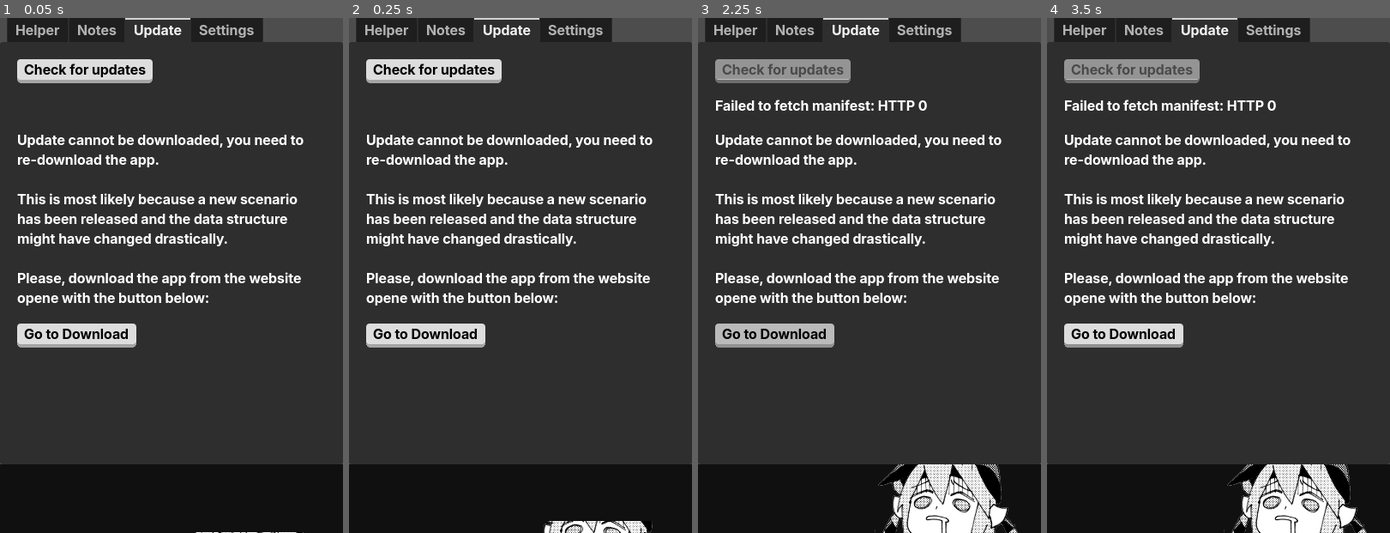
Above: before the commit, frames 1-4 (left to right).
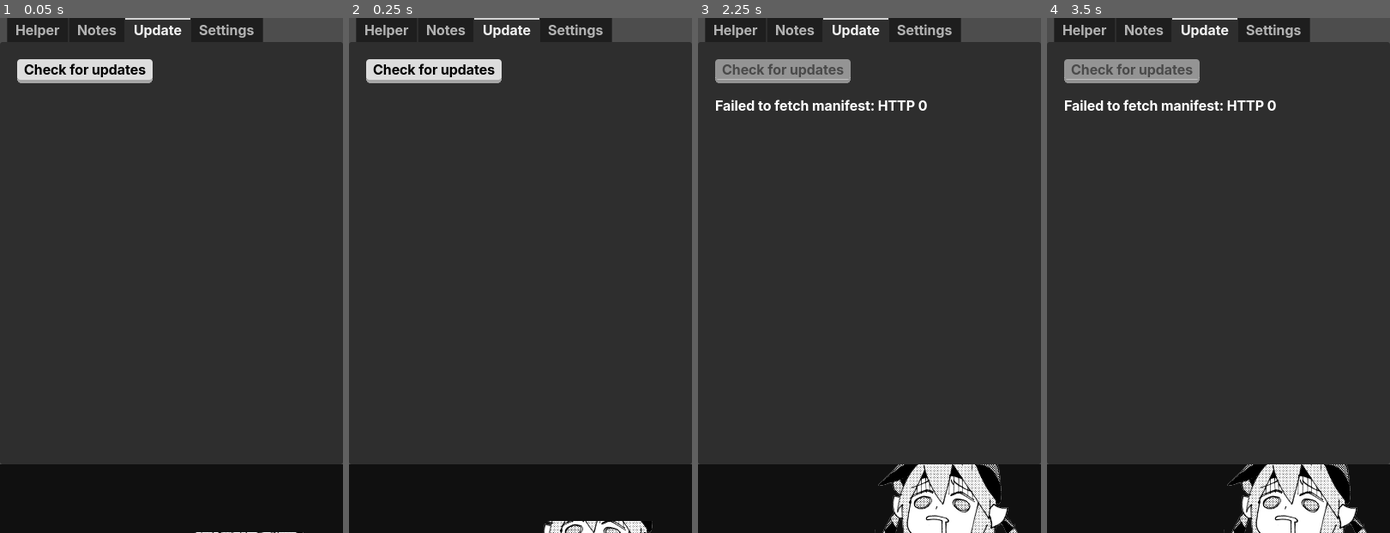
Above: after the commit, the same moments.

Repository: Wartificer/TamaHelper
Game: Godot game, scene res://Main.tscn
Two runs of this game, one before a commit and one after it. Both use one fixed random seed, a clock stepped at 60 frames per second and the inputs below.
Inputs (mouse positions are in pixels of both pictures, inside the frame that each line leads up to):
- Up to frame 1 (0.05 s): no input
- Up to frame 2 (0.25 s): no input
- Up to frame 3 (2.25 s): click "Check for updates" at 0.5 s; tap Enter at 1.25 s; move the mouse to (944, 249) at 1.27 s; tap V at 1.35 s; click (944, 249) at 1.42 s; click (773, 332) at 2 s, where only the run before the commit has a clickable "Go to Download"
- Up to frame 4 (3.5 s): drag from (1149, 301) to (1201, 378) at 2.77 s

The runs differ from the first frame. In frame 1, 6.6% of the frame differs, in the area x 5-89%, y 22-64%; in frame 2, 6.6%; in frame 3, 6.8%; in frame 4, 6.8%, in the area x 5-89%, y 11-64%.

Commit message:
Finishing touches on updater

Diff:
--- a/Core/AutoUpdater.gd
+++ b/Core/AutoUpdater.gd
@@ -5,6 +5,7 @@
 
 signal update_progress(progress: float, message: String)
 signal update_complete()
+signal update_impossible()
 signal update_failed(error: String)
 
 const GITHUB_REPO = "Wartificer/TamaHelper"
@@ -61,6 +62,9 @@
 		update_complete.emit()
 		return
 	else:
+		if !VersionComparator.is_version_greater(remote_manifest.min_app_version, ProjectSettings.get_setting("application/config/version", "1.0.0")):
+			update_impossible.emit()
+			return
 		_files_to_update = files_to_update
 		_remote_manifest = remote_manifest
 		update_available.emit()
--- /dev/null
+++ b/Core/VersionComparator.gd
@@ -0,0 +1,121 @@
+extends RefCounted
+class_name VersionComparator
+
+# Returns true if version2 is greater than version1
+static func is_version_greater(version1: String, version2: String) -> bool:
+	var parsed_v1 = parse_version(version1)
+	var parsed_v2 = parse_version(version2)
+
+	# Compare major version
+	if parsed_v2.major > parsed_v1.major:
+		return true
+	elif parsed_v2.major < parsed_v1.major:
+		return false
+
+	# Compare minor version
+	if parsed_v2.minor > parsed_v1.minor:
+		return true
+	elif parsed_v2.minor < parsed_v1.minor:
+		return false
+
+	# Compare patch version
+	if parsed_v2.patch > parsed_v1.patch:
+		return true
+	elif parsed_v2.patch < parsed_v1.patch:
+		return false
+
+	# Compare suffix (alpha < beta < rc < stable)
+	return compare_suffix(parsed_v1.suffix, parsed_v2.suffix) < 0
+
+# Parse version string into components
+static func parse_version(version: String) -> Dictionary:
+	var result = {
+		"major": 0,
+		"minor": 0,
+		"patch": 0,
+		"suffix": ""
+	}
+
+	# Clean the version string
+	version = version.strip_edges()
+
+	# Extract suffix (letters at the end)
+	var suffix_match = RegEx.new()
+	suffix_match.compile(r"([a-zA-Z]+)$")
+	var suffix_result = suffix_match.search(version)
+	if suffix_result:
+		result.suffix = suffix_result.get_string(1).to_lower()
+		version = version.substr(0, version.length() - result.suffix.length())
+
+	# Split version by dots
+	var parts = version.split(".")
+
+	# Parse major, minor, patch
+	if parts.size() >= 1:
+		result.major = parts[0].to_int()
+	if parts.size() >= 2:
+		result.minor = parts[1].to_int()
+	if parts.size() >= 3:
+		result.patch = parts[2].to_int()
+
+	return result
+
+# Compare suffixes: alpha < beta < rc < stable (empty)
+# Returns: -1 if suffix1 < suffix2, 0 if equal, 1 if suffix1 > suffix2
+static func compare_suffix(suffix1: String, suffix2: String) -> int:
+	var suffix_order = {
+		"a": 0, "alpha": 0,
+		"b": 1, "beta": 1,
+		"rc": 2,
+		"": 3  # Stable version (no suffix)
+	}
+
+	var order1 = suffix_order.get(suffix1, -1)
+	var order2 = suffix_order.get(suffix2, -1)
+
+	# Handle unknown suffixes
+	if order1 == -1:
+		order1 = 2  # Treat unknown as RC level
+	if order2 == -1:
+		order2 = 2
+
+	if order1 < order2:
+		return -1
+	elif order1 > order2:
+		return 1
+	else:
+		return 0
+
+# Convenience method for checking minimum version requirement
+static func meets_minimum_version(current_version: String, minimum_version: String) -> bool:
+	return is_version_greater(minimum_version, current_version) or current_version == minimum_version
+
+# Example usage and test function
+static func run_tests():
+	print("=== Version Comparison Tests ===")
+
+	var test_cases = [
+		["2.4", "2.5.1", true],      # 2.5.1 > 2.4
+		["2.5.1", "2.4", false],    # 2.4 < 2.5.1
+		["2.5.1", "2.5.1b", false], # 2.5.1b < 2.5.1 (beta < stable)
+		["2.5.1b", "2.5.1", true],  # 2.5.1 > 2.5.1b
+		["2.5.0", "2.5.1", true],   # 2.5.1 > 2.5.0
+		["1.0.0", "2.0.0", true],   # 2.0.0 > 1.0.0
+		["2.5.1a", "2.5.1b", true], # 2.5.1b > 2.5.1a (beta > alpha)
+		["2.5.1", "2.5.1", false],  # Equal versions
+		["3.0", "2.9.9", false],    # 2.9.9 < 3.0
+	]
+
+	for case in test_cases:
+		var v1 = case[0]
+		var v2 = case[1]
+		var expected = case[2]
+		var result = is_version_greater(v1, v2)
+
+		var status = "✓" if result == expected else "✗"
+		print("%s is_version_greater('%s', '%s') = %s (expected %s)" % [status, v1, v2, result, expected])
+
+	print("\n=== Minimum Version Check Tests ===")
+	print("Current: 2.5.1, Minimum: 2.4.0 -> %s" % meets_minimum_version("2.5.1", "2.4.0"))
+	print("Current: 2.3.0, Minimum: 2.4.0 -> %s" % meets_minimum_version("2.3.0", "2.4.0"))
+	print("Current: 2.5.1b, Minimum: 2.5.1 -> %s" % meets_minimum_version("2.5.1b", "2.5.1"))
--- a/Main.gd
+++ b/Main.gd
@@ -87,6 +87,7 @@
 	AutoUpdater.update_available.connect(on_update_available)
 	AutoUpdater.update_progress.connect(on_update_progress)
 	AutoUpdater.update_complete.connect(on_update_complete)
+	AutoUpdater.update_impossible.connect(on_update_impossible)
 	AutoUpdater.update_failed.connect(on_update_failed)
 	load_game_data()
 
@@ -499,9 +500,6 @@
 	%UpdateButton.show()
 	%UpdateButton.disabled = false
 
-	## CHECK IF UPDATE IS POSSIBLE DUE TO APP VERSION REQUIREMENT
-	#%UpdateImpossibleContainer.show()
-
 func _on_update_button_pressed() -> void:
 	%UpdateButton.disabled = true
 	AutoUpdater._download_updates()
@@ -517,6 +515,10 @@
 	load_game_data()
 	%CheckUpdatesButton.disabled = false
 
+func on_update_impossible():
+	# CHECK IF UPDATE IS POSSIBLE DUE TO APP VERSION REQUIREMENT
+	%UpdateImpossibleContainer.show()
+
 func on_update_failed(message : String):
 	%UpdateStatus.text = message
 	%UpdateButton.disabled = false
--- a/Main.tscn
+++ b/Main.tscn
@@ -587,6 +587,7 @@
 
 [node name="UpdateImpossibleContainer" type="VBoxContainer" parent="MainContainer/MainTabs/Update/MarginContainer/VBoxContainer"]
 unique_name_in_owner = true
+visible = false
 layout_mode = 2
 theme_override_constants/separation = 20
 
Not shown, added: Core/VersionComparator.gd.uid
Not shown, changed: manifest.json
